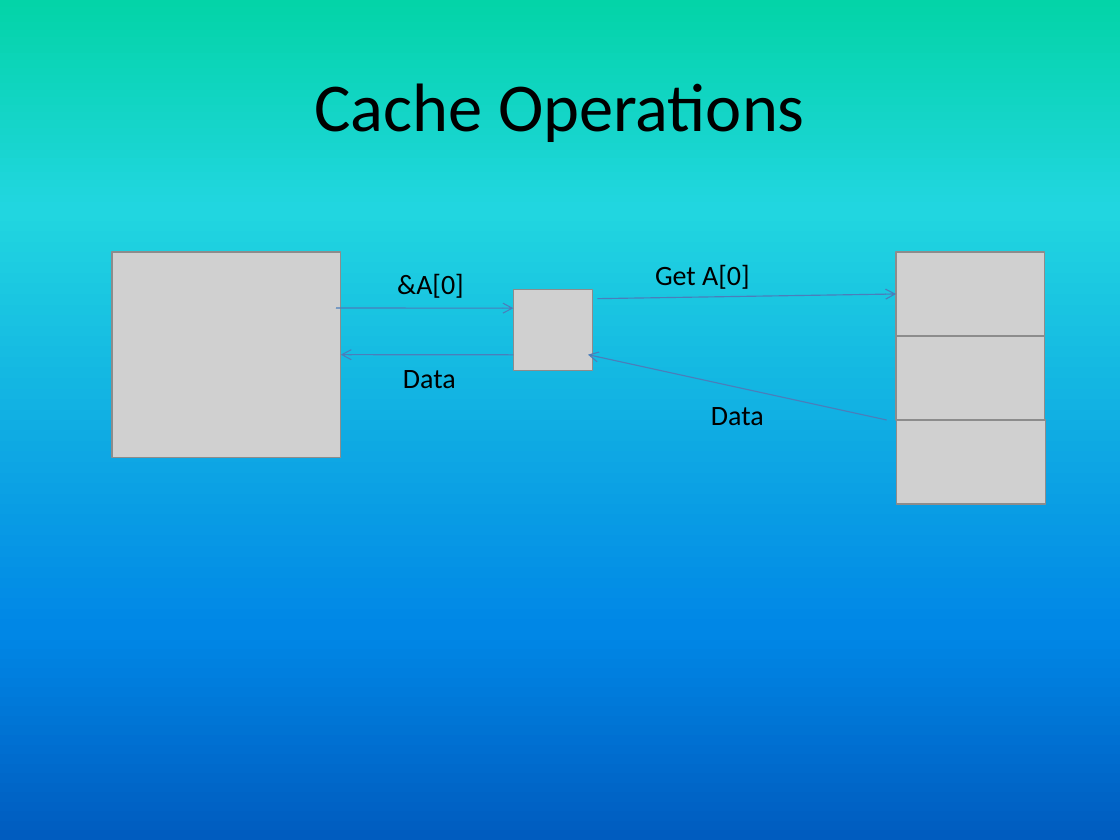
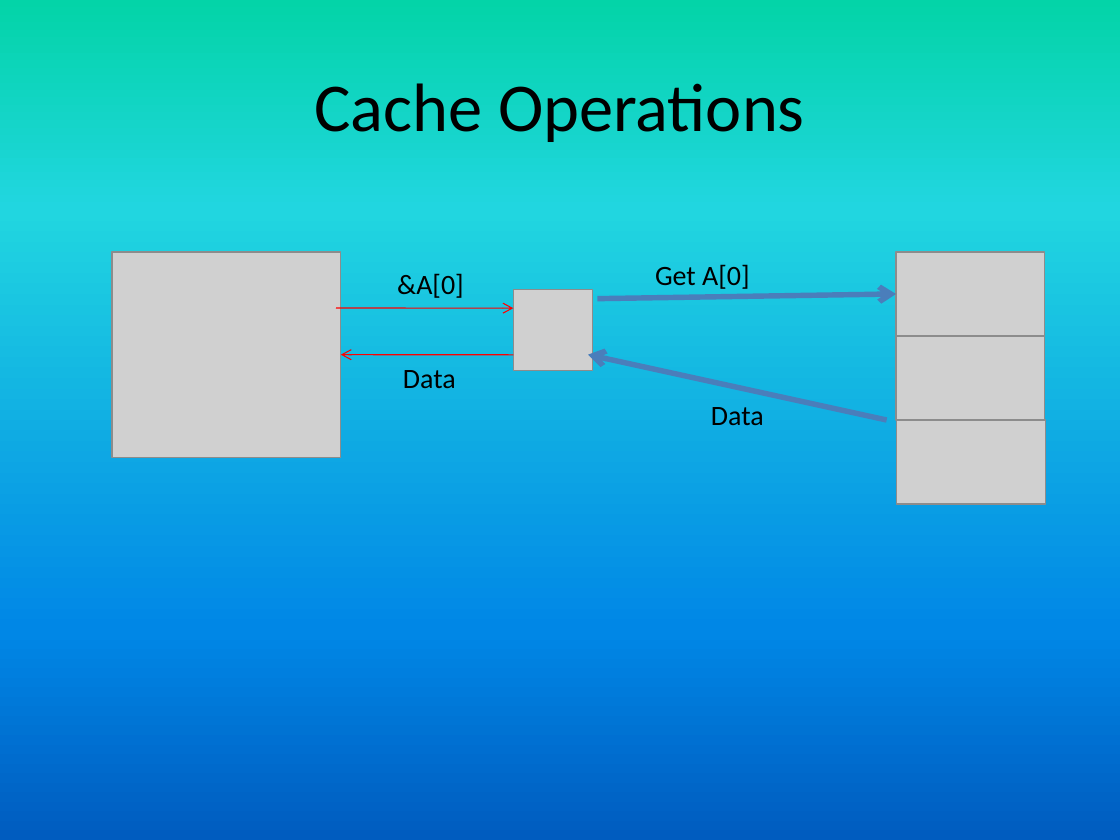
Before and after one commit to girishsukukumar/RTOS, a slide deck: slide 7 of RTOS-15-Memory_management.pptx. Drawn at 1120x840 pixels with LibreOffice and Linux fonts; fonts in the diff are those of the drawing; grey boxes stand for pictures; background and template pictures are left out. Boxes give left, top, right and bottom in pixels: in the first picture for what was removed or moved away, otherwise in the second. Text is boxed around its words. In the diff, an @@ line names an element or a change of style, - is before the commit and + after.

```diff
--- a/RTOS-15-Memory_management.pptx
+++ b/RTOS-15-Memory_management.pptx
@@ arrow (597, 299) - (896, 293): stroke #4B7EBC 0.75 pt to #4B7EBC 3.5 pt @@
@@ arrow (336, 308) - (513, 308): stroke #4B7EBC 0.75 pt to #FF0000 0.75 pt @@
@@ arrow (513, 355) - (340, 355): stroke #4B7EBC 0.75 pt to #FF0000 0.75 pt @@
@@ arrow (887, 420) - (588, 355): stroke #4B7EBC 0.75 pt to #4B7EBC 3.5 pt @@
```
Also in this commit, not shown: 3 other slides changed, 11 slides added, 1 other file.
